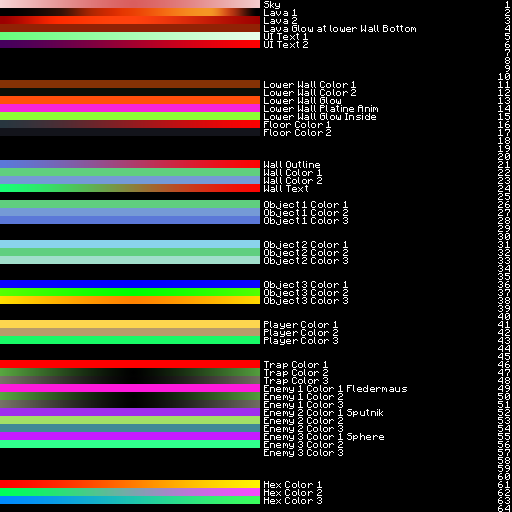
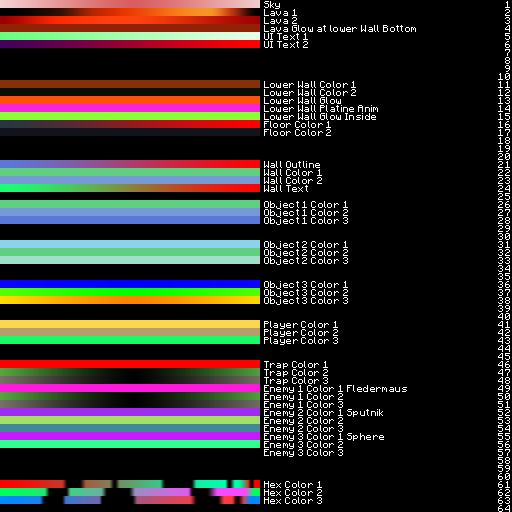
Layers edited between the first and the second 512 x 512 image:
pixels changed over [8, 480, 260, 504] (layer not identified)
